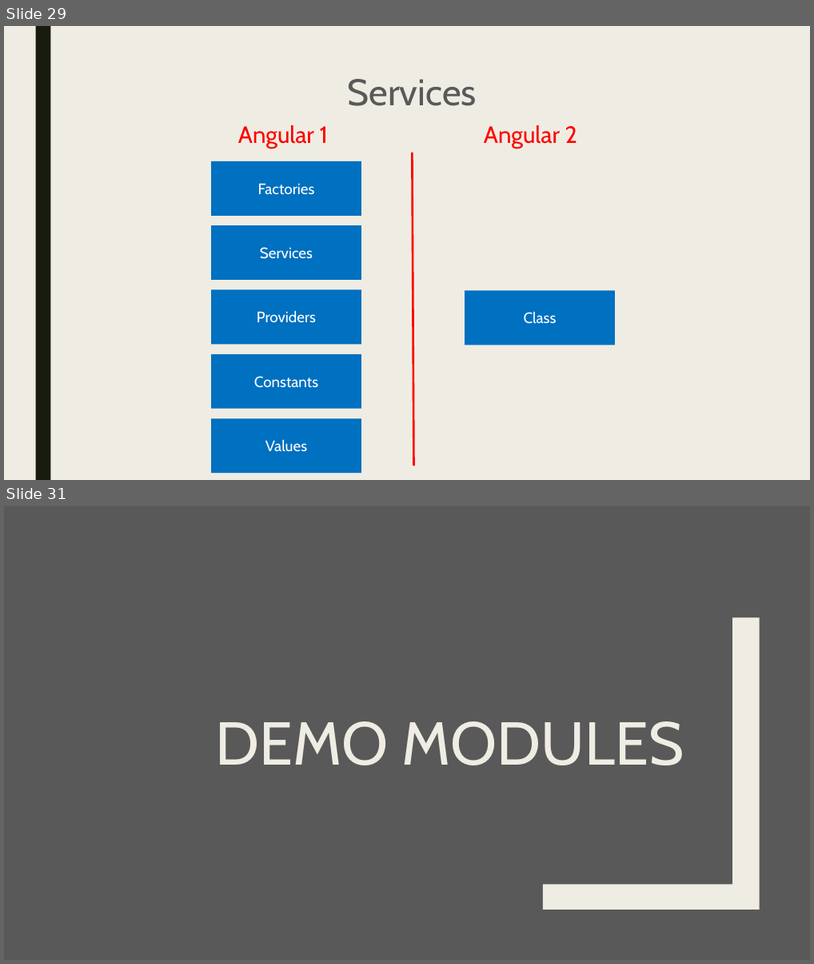
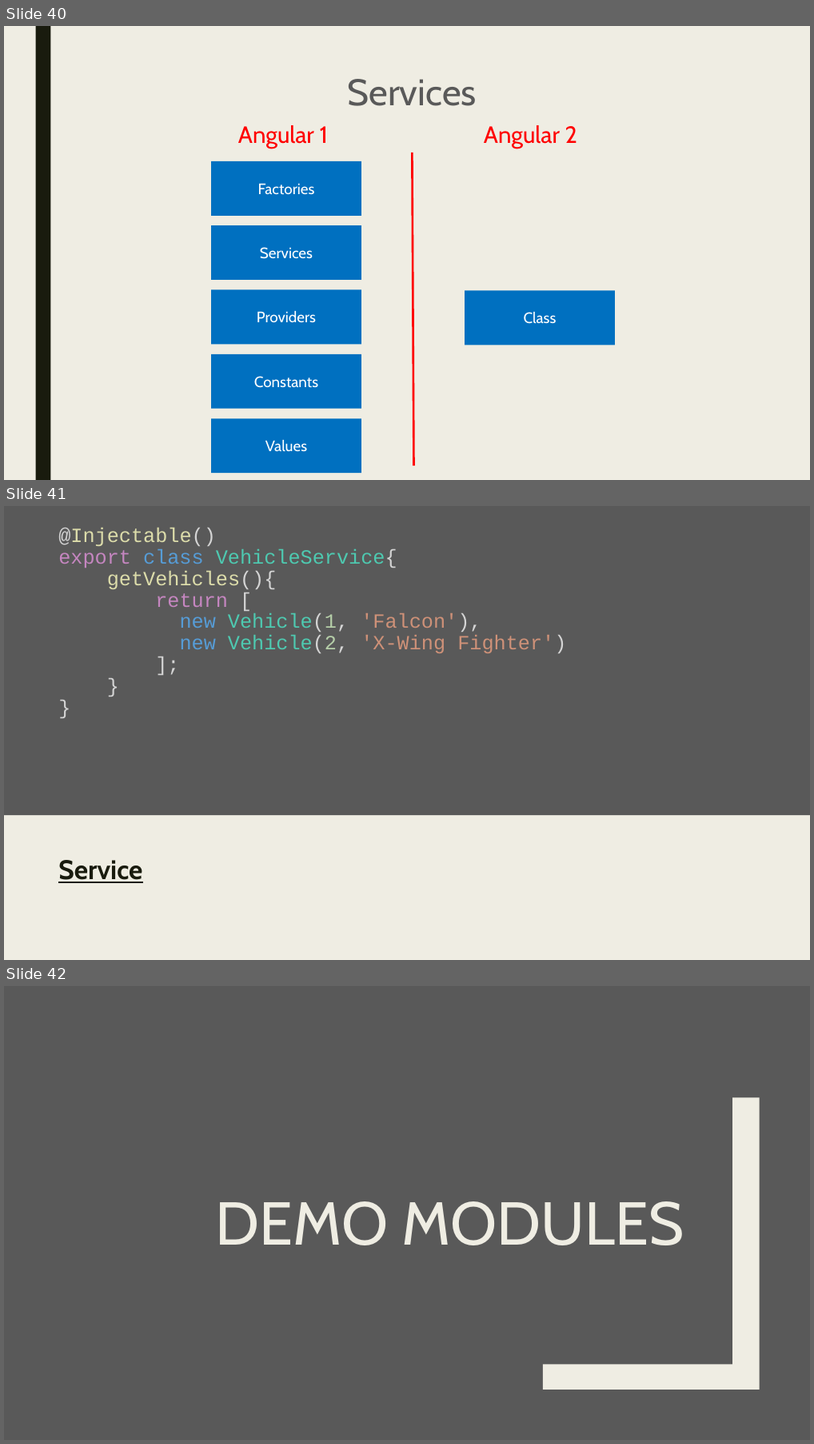
Before and after one commit to pkyurkchiev/mean-stack, a slide deck: presentations/angular2.pptx. Shown one above the other, each under a label of ours: slides 29 and 31 before the commit, slides 40, 41 and 42 after it; the slides between them are not shown. The pictures are 814x964 and 814x1444 pixels, drawn with LibreOffice and Linux fonts; fonts in the diff are those of the drawing. Boxes give left, top, right and bottom in pixels: in the first picture for what was removed or moved away, otherwise in the second. Text is boxed around its words. In the diff, an @@ line names an element or a change of style, - is before the commit and + after.

```diff
--- a/presentations/angular2.pptx
+++ b/presentations/angular2.pptx
@@ slide 41 added at (4,506,810,960), background #EFEDE3 @@
@@ rectangle added at (4,506,810,815), fill #595959 @@
@@ title added at (58,528,566,653), 24 pt, text #4EC9B0 @@
+@Injectable()
+export class VehicleService{
+getVehicles(){
+return [
+new Vehicle(1, 'Falcon'),
+new Vehicle(2, 'X-Wing Fighter')
+];
+}
+}
@@ text added at (58,860,142,883), 32 pt, text #191B0E, bold, underline @@
+Service
@@ what was slide 29 is now slide 40 @@
@@ what was slide 31 is now slide 42 @@
```
Also in this commit, not shown: 1 slide changed, 17 other slides added, 5 slides removed.
